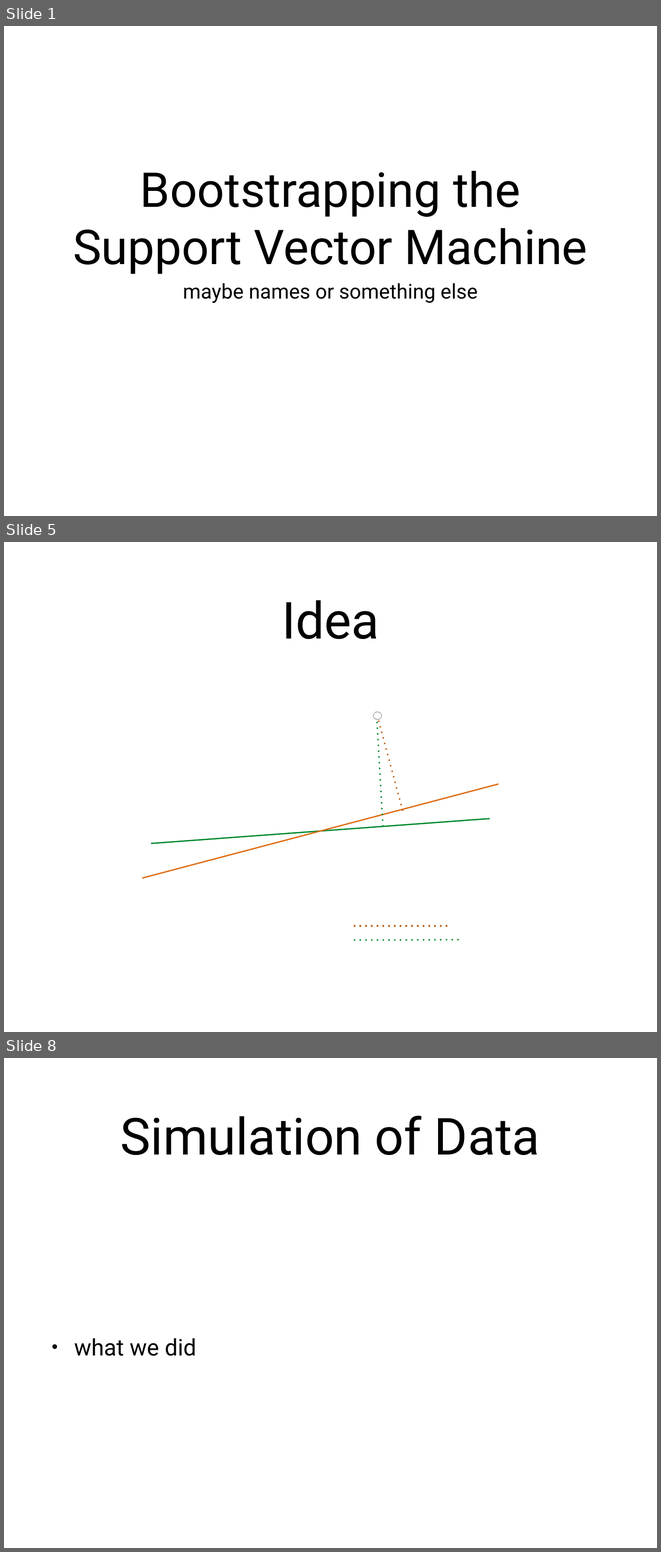
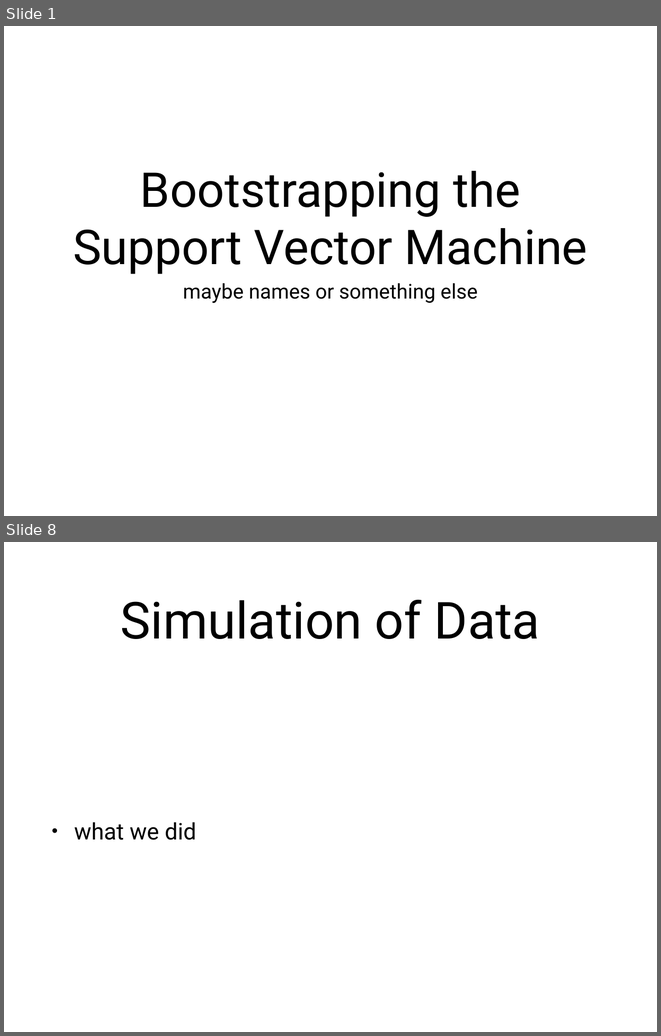
Before and after one commit to ThomasGoerttler/BootstrapingSVM, a slide deck: Präsentation/slides.pptx. Shown one above the other, each under a label of ours: slides 1, 5 and 8 before the commit, slides 1 and 8 after it; the slides between them are not shown. The pictures are 661x1552 and 661x1036 pixels, drawn with LibreOffice and Linux fonts; fonts in the diff are those of the drawing. Boxes give left, top, right and bottom in pixels: in the first picture for what was removed or moved away, otherwise in the second. Text is boxed around its words. In the diff, an @@ line names an element or a change of style, - is before the commit and + after.

```diff
--- a/Präsentation/slides.pptx
+++ b/Präsentation/slides.pptx
@@ slide 5 removed at [4,542,657,1032], background #FFFFFF @@
@@ title removed at [282,600,379,639] @@
-Idea
@@ freeform shape removed at [373,712,381,720] @@
@@ line removed from (383, 826) to (377, 720) @@
@@ line removed from (403, 810) to (378, 717) @@
@@ line removed from (142, 878) to (498, 784) @@
@@ line removed from (151, 843) to (490, 819) @@
@@ line removed from (354, 926) to (451, 926) @@
@@ line removed from (354, 940) to (460, 940) @@
```
Also in this commit, not shown: 8 slides changed, 3 slides added, 2 other slides removed, 36 other files.
